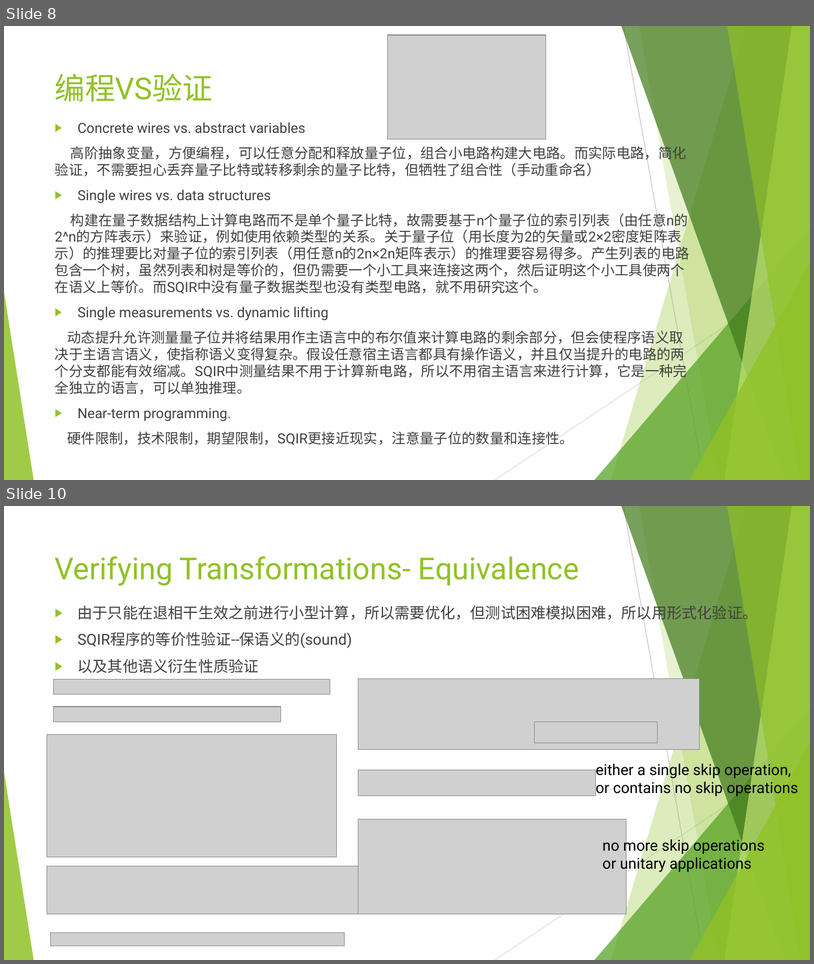
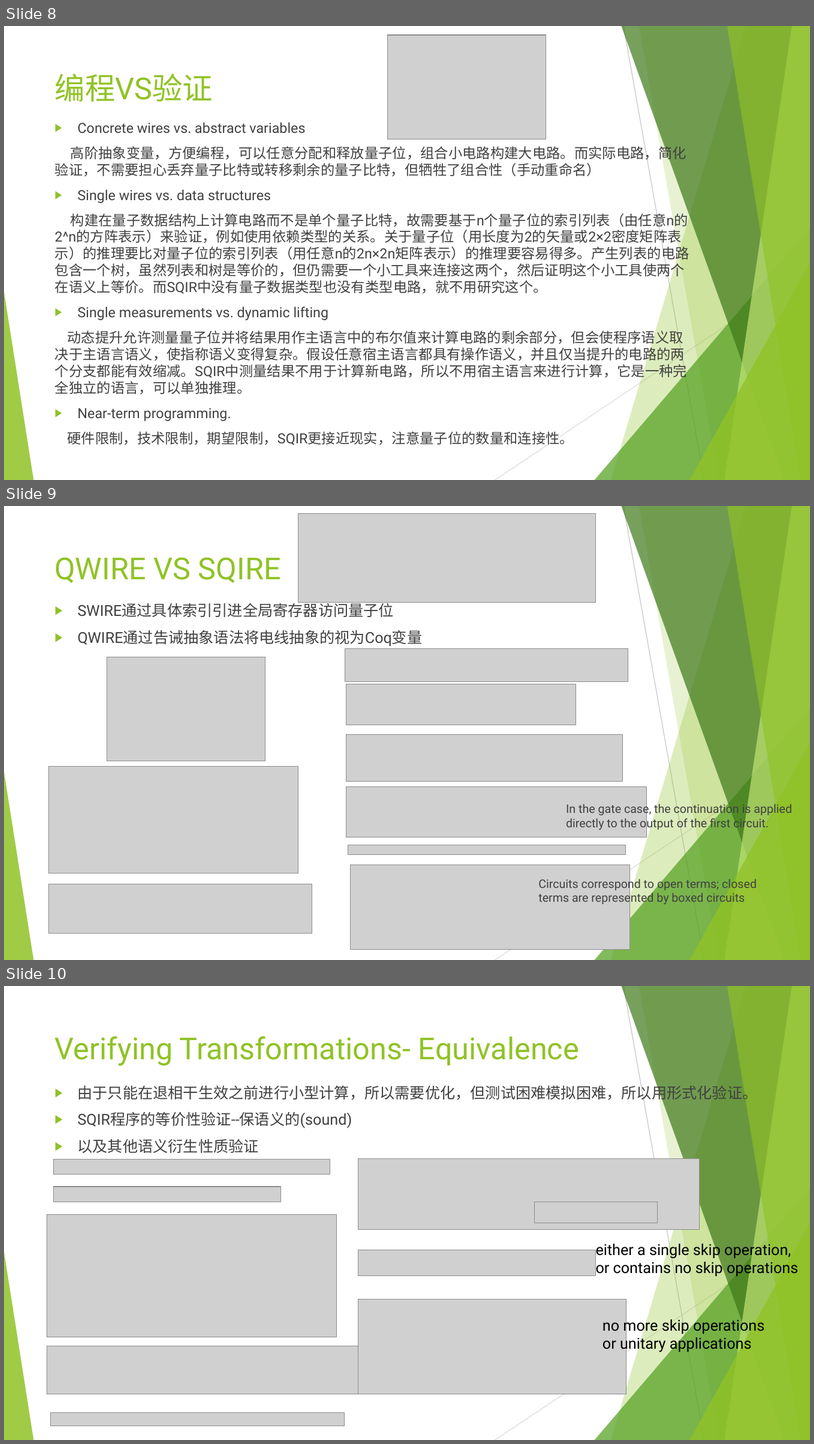
Before and after one commit to hrjiang/hrjiang.github.io, a slide deck: cqcseminar/slides/voqc-wenjun.pptx. Shown one above the other, each under a label of ours: slides 8 and 10 before the commit, slides 8, 9 and 10 after it; the slides between them are not shown. The pictures are 814x964 and 814x1444 pixels, drawn with LibreOffice and Linux fonts; fonts in the diff are those of the drawing; grey boxes stand for pictures. Boxes give left, top, right and bottom in pixels: in the first picture for what was removed or moved away, otherwise in the second. Text is boxed around its words. In the diff, an @@ line names an element or a change of style, - is before the commit and + after.

Commit message:
slides update

```diff
--- a/cqcseminar/slides/voqc-wenjun.pptx
+++ b/cqcseminar/slides/voqc-wenjun.pptx
@@ slide 9 added at bbox=[4, 506, 810, 960], background #FFFFFF; not listed: 10 template elements that a slide beside it also shows @@
@@ picture added at bbox=[299, 513, 596, 602] @@
@@ title added at bbox=[55, 557, 281, 583], 36 pt, text #90C226 @@
+QWIRE VS SQIRE
@@ text added at bbox=[78, 603, 423, 646], 18 pt, text #404040 @@
+▶ SWIRE通过具体索引引进全局寄存器访问量子位
+▶ QWIRE通过告诫抽象语法将电线抽象的视为Coq变量
@@ picture added at bbox=[345, 648, 629, 681] @@
@@ picture added at bbox=[107, 657, 266, 761] @@
@@ picture added at bbox=[347, 684, 577, 725] @@
@@ picture added at bbox=[347, 735, 623, 782] @@
@@ picture added at bbox=[49, 766, 299, 873] @@
@@ picture added at bbox=[347, 787, 647, 837] @@
@@ text added at bbox=[566, 802, 792, 831], 14 pt, text #404040 @@
+In the gate case, the continuation is applied directly to the output of the first circuit.
@@ picture added at bbox=[348, 845, 626, 855] @@
@@ picture added at bbox=[351, 865, 630, 949] @@
@@ text added at bbox=[539, 877, 757, 905], 14 pt, text #404040 @@
+Circuits correspond to open terms; closed terms are represented by boxed circuits
@@ picture added at bbox=[49, 884, 312, 933] @@
```
Also in this commit, not shown: 1 slide removed.
